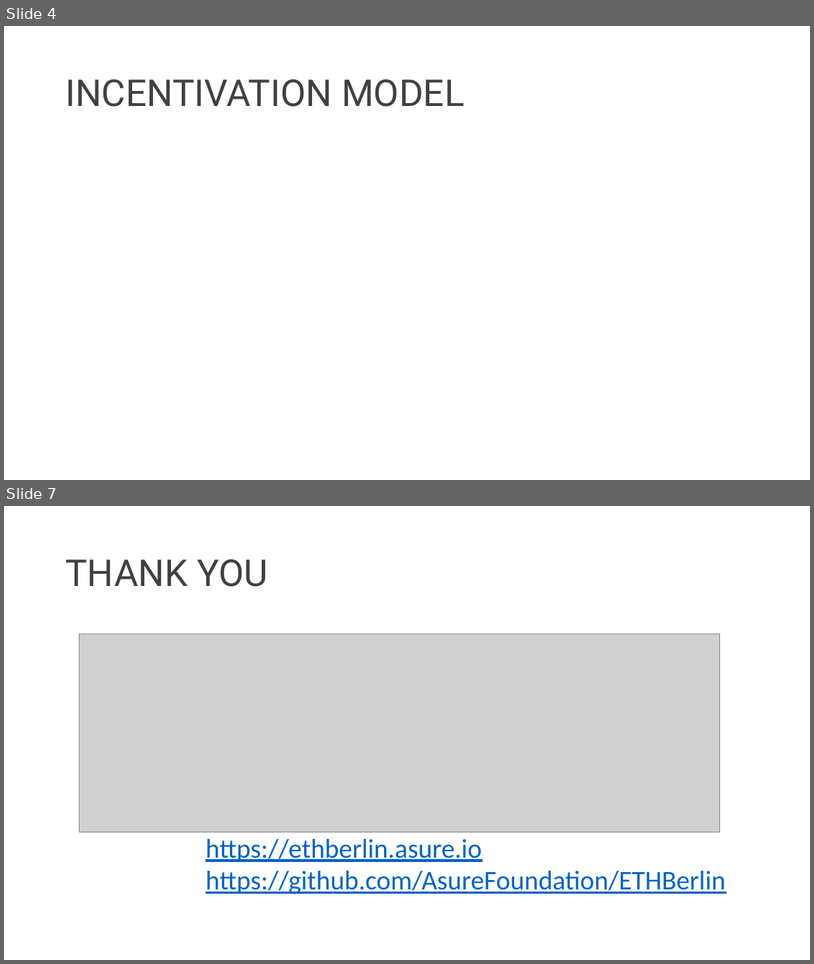
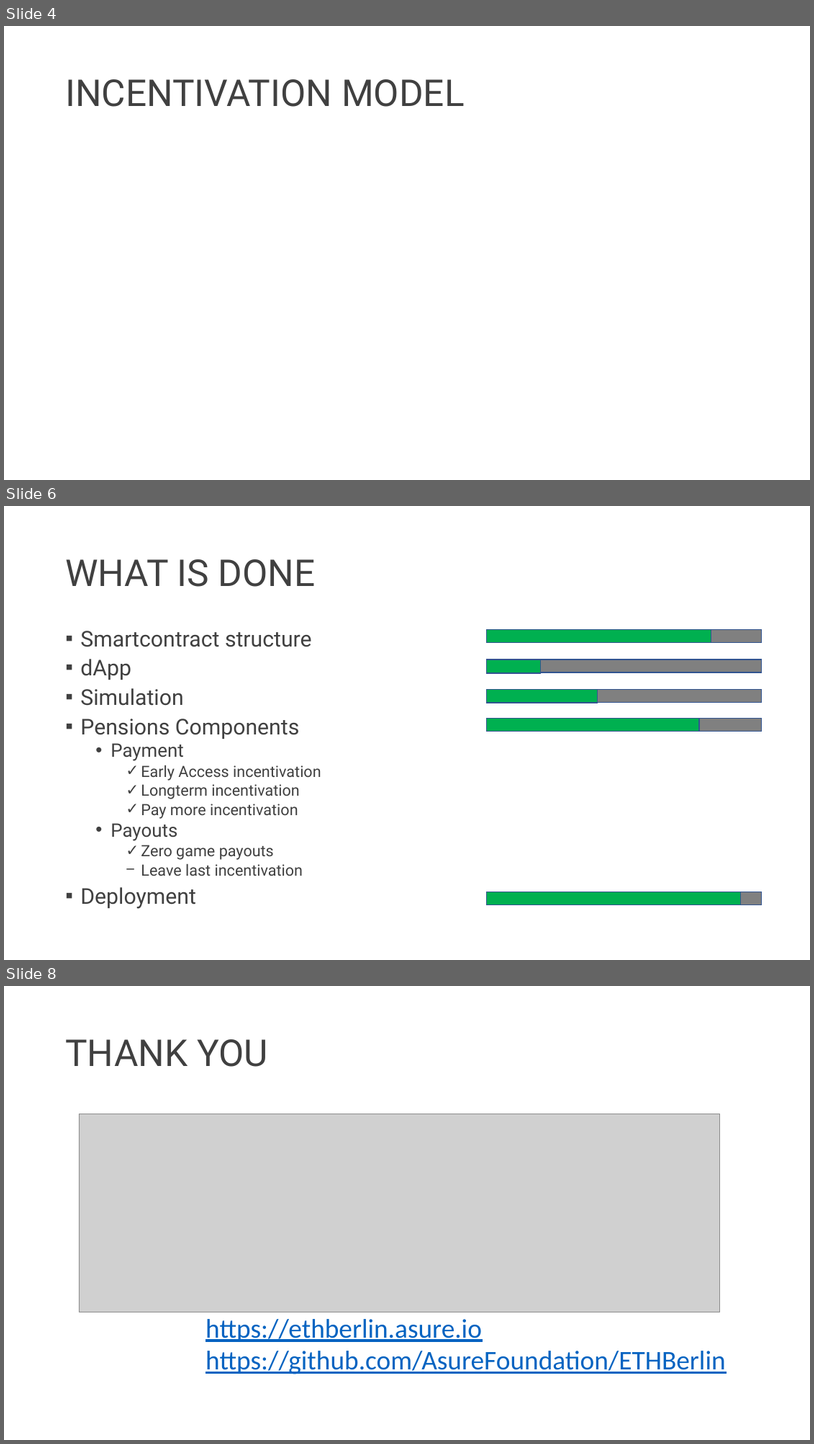
Before and after one commit to AsureNetwork/ETHBerlin, a slide deck: Decentralized Pension System.pptx. Shown one above the other, each under a label of ours: slides 4 and 7 before the commit, slides 4, 6 and 8 after it; the slides between them are not shown. The pictures are 814x964 and 814x1444 pixels, drawn with LibreOffice and Linux fonts; fonts in the diff are those of the drawing; grey boxes stand for pictures; background and template pictures are left out. Boxes give left, top, right and bottom in pixels: in the first picture for what was removed or moved away, otherwise in the second. Text is boxed around its words. In the diff, an @@ line names an element or a change of style, - is before the commit and + after.

```diff
--- a/Decentralized Pension System.pptx
+++ b/Decentralized Pension System.pptx
@@ slide 6 added at (x1=4, y1=506, x2=810, y2=960), background picture (left out) @@
@@ title added at (x1=65, y1=559, x2=316, y2=587), 44 pt, text #404040 @@
+WHAT IS DONE
@@ text added at (x1=80, y1=631, x2=322, y2=908), 18.5 pt, text #404040 @@
+▪ Smartcontract structure
+▪ dApp
+▪ Simulation
+▪ Pensions Components
+  • Payment
+    ✓ Early Access incentivation
+    ✓ Longterm incentivation
+    ✓ Pay more incentivation
+  • Payouts
+    ✓ Zero game payouts
+    − Leave last incentivation
+▪ Deployment
@@ rectangle added at (x1=487, y1=629, x2=762, y2=642), fill #808080, outline #325491 1 pt @@
@@ rectangle added at (x1=487, y1=629, x2=712, y2=643), fill #00B050, outline #325491 1 pt @@
@@ rectangle added at (x1=487, y1=659, x2=762, y2=672), fill #808080, outline #325491 1 pt @@
@@ rectangle added at (x1=487, y1=659, x2=541, y2=673), fill #00B050, outline #325491 1 pt @@
@@ rectangle added at (x1=487, y1=690, x2=762, y2=702), fill #808080, outline #325491 1 pt @@
@@ rectangle added at (x1=487, y1=690, x2=598, y2=703), fill #00B050, outline #325491 1 pt @@
@@ rectangle added at (x1=487, y1=718, x2=762, y2=731), fill #808080, outline #325491 1 pt @@
@@ rectangle added at (x1=487, y1=718, x2=700, y2=731), fill #00B050, outline #325491 1 pt @@
@@ rectangle added at (x1=487, y1=891, x2=762, y2=904), fill #808080, outline #325491 1 pt @@
@@ rectangle added at (x1=487, y1=891, x2=741, y2=905), fill #00B050, outline #325491 1 pt @@
@@ what was slide 7 is now slide 8 @@
```
Also in this commit, not shown: 4 slides changed, 1 other file.
